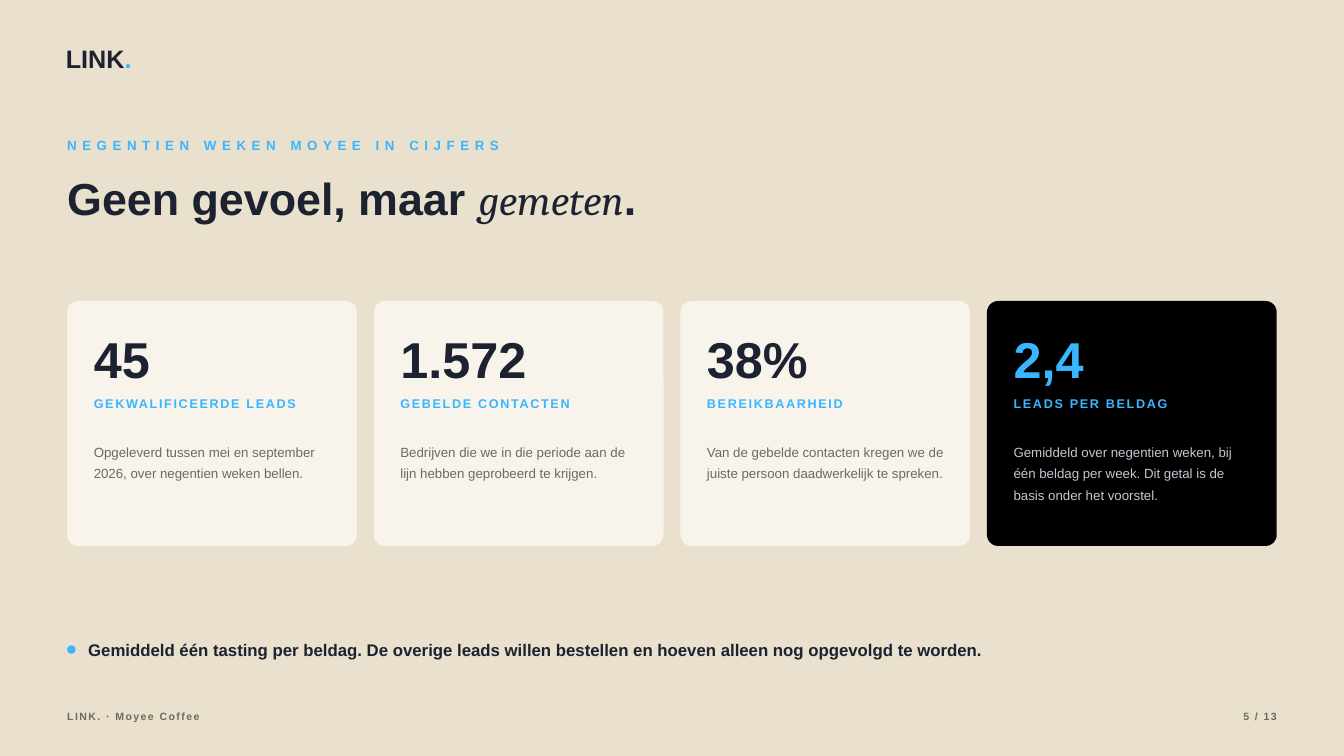
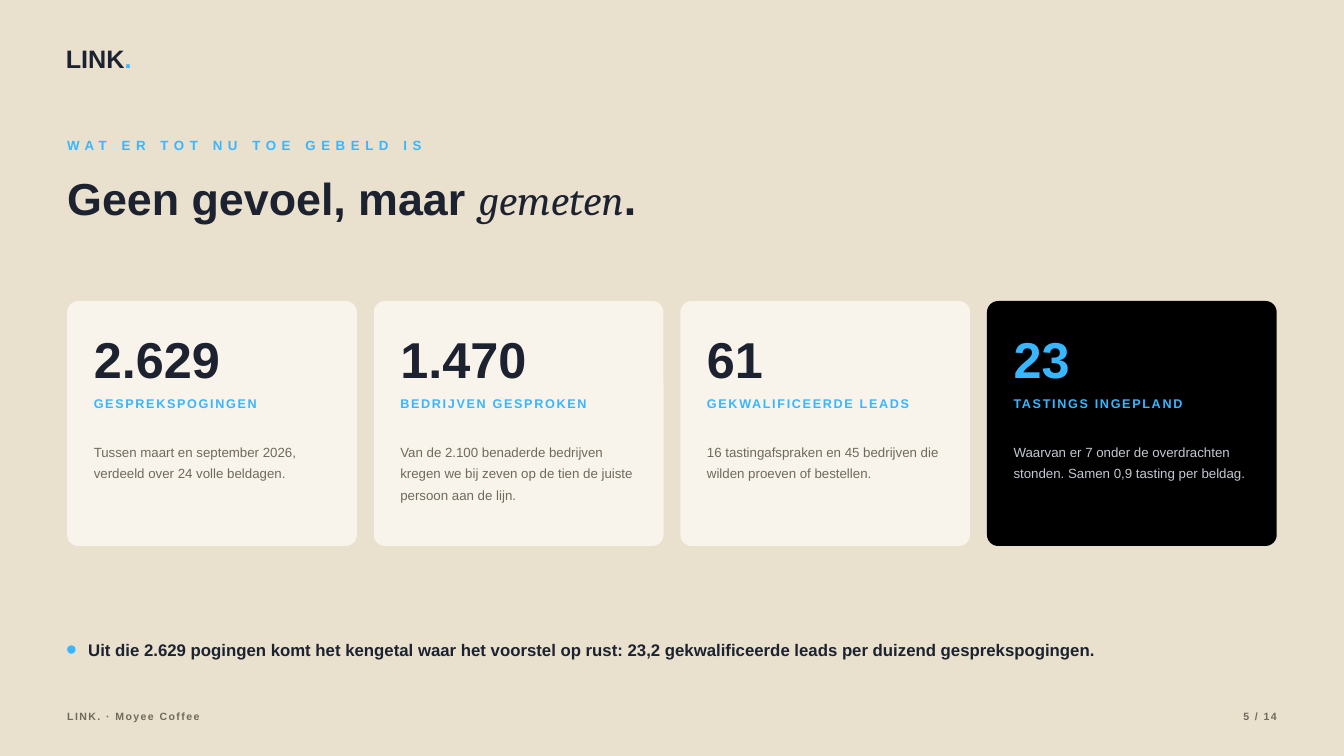
Before and after one commit to hens-lang/Test, a slide deck: slide 5 of output/LINK. voorstel Moyee Coffee.pptx. Drawn at 1344x756 pixels with LibreOffice and Linux fonts; fonts in the diff are those of the drawing. Boxes give left, top, right and bottom in pixels: in the first picture for what was removed or moved away, otherwise in the second. Text is boxed around its words. In the diff, an @@ line names an element or a change of style, - is before the commit and + after.

```diff
--- a/output/LINK. voorstel Moyee Coffee.pptx
+++ b/output/LINK. voorstel Moyee Coffee.pptx
@@ text at [67, 141, 107, 150]: text changed @@
-NEGENTIEN WEKEN MOYEE IN CIJFERS
+WAT ER TOT NU TOE GEBELD IS
@@ text at [94, 343, 220, 379]: text changed @@
-45
+2.629
@@ text at [400, 343, 526, 379]: text changed @@
-1.572
+1.470
@@ text at [707, 343, 763, 379]: text changed @@
-38%
+61
@@ text at [1014, 342, 1070, 379]: text changed @@
-2,4
+23
@@ text at [94, 399, 257, 408]: text changed @@
-GEKWALIFICEERDE LEADS
+GESPREKSPOGINGEN
@@ text at [400, 399, 587, 408]: text changed @@
-GEBELDE CONTACTEN
+BEDRIJVEN GESPROKEN
@@ text at [707, 399, 843, 408]: text changed @@
-BEREIKBAARHEID
+GEKWALIFICEERDE LEADS
@@ text at [1014, 399, 1168, 408]: text changed @@
-LEADS PER BELDAG
+TASTINGS INGEPLAND
@@ text at [94, 447, 296, 481]: text changed @@
-Opgeleverd tussen mei en september 2026, over negentien weken bellen.
+Tussen maart en september 2026, verdeeld over 24 volle beldagen.
@@ text at [400, 447, 633, 503]: text changed @@
-Bedrijven die we in die periode aan de lijn hebben geprobeerd te krijgen.
+Van de 2.100 benaderde bedrijven kregen we bij zeven op de tien de juiste persoon aan de lijn.
@@ text at [707, 447, 939, 481]: text changed @@
-Van de gebelde contacten kregen we de juiste persoon daadwerkelijk te spreken.
+16 tastingafspraken en 45 bedrijven die wilden proeven of bestellen.
@@ text at [1014, 447, 1246, 481]: text changed @@
-Gemiddeld over negentien weken, bij één beldag per week. Dit getal is de basis onder het voorstel.
+Waarvan er 7 onder de overdrachten stonden. Samen 0,9 tasting per beldag.
@@ text at [88, 644, 1095, 660]: text changed @@
-Gemiddeld één tasting per beldag. De overige leads willen bestellen en hoeven alleen nog opgevolgd te worden.
+Uit die 2.629 pogingen komt het kengetal waar het voorstel op rust: 23,2 gekwalificeerde leads per duizend gesprekspogingen.
```
Also in this commit, not shown: 12 other slides changed, 1 slide added, 27 other files.
